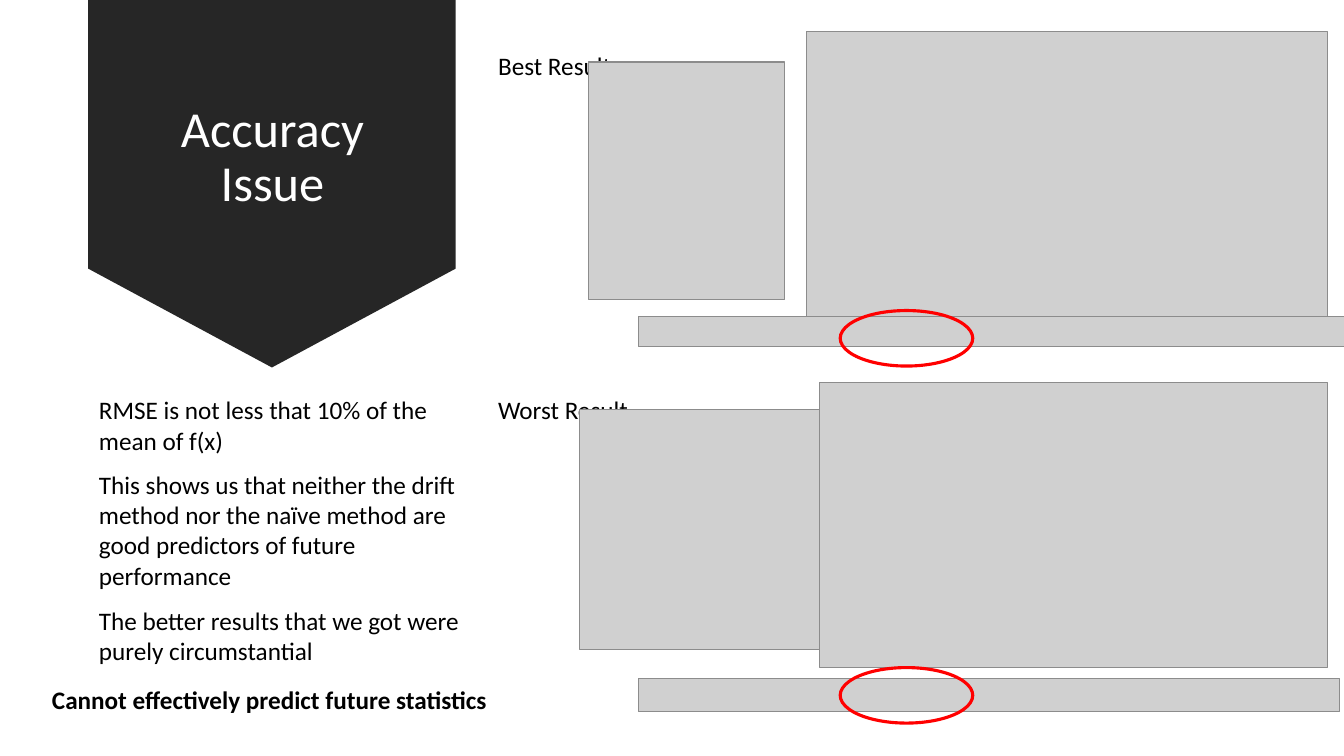
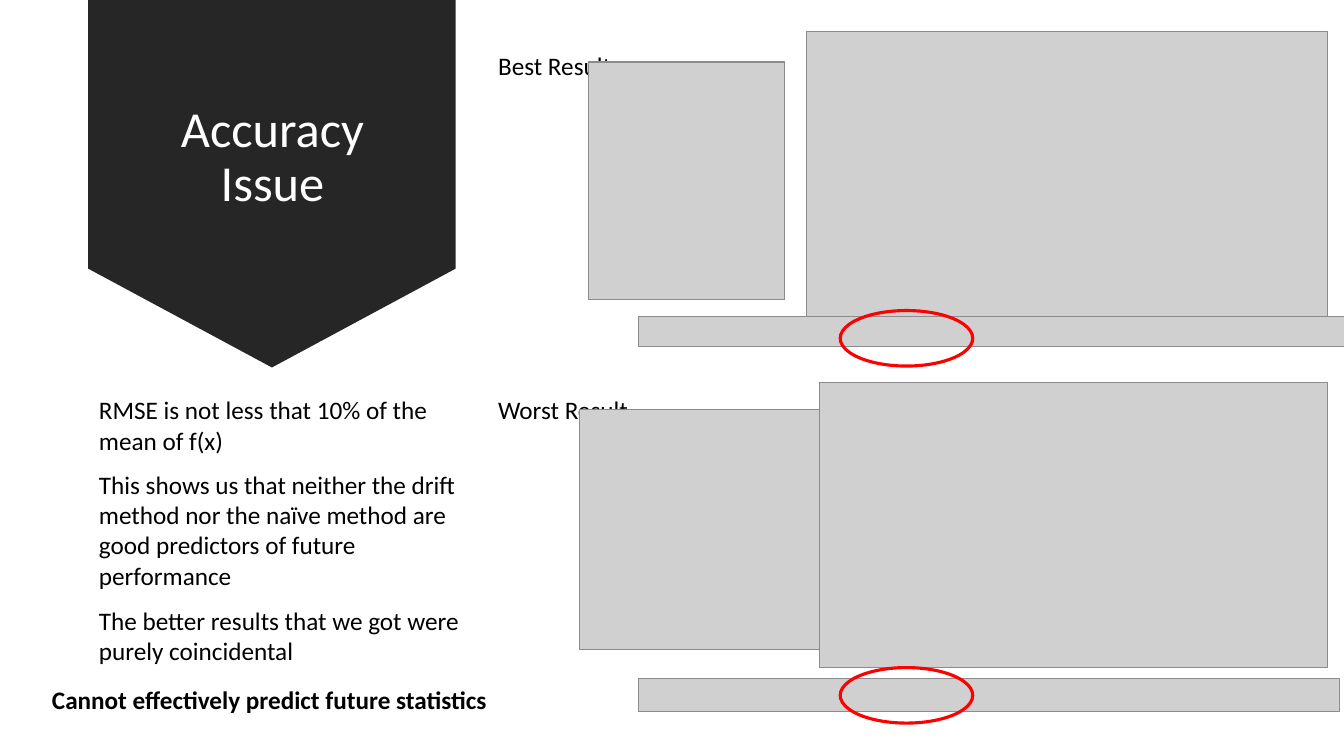
Before and after one commit to ab116893/it630_final_project, a slide deck: slide 10 of NBA Stat Anaylsis.pptx. Drawn at 1344x756 pixels with LibreOffice and Linux fonts; fonts in the diff are those of the drawing; grey boxes stand for pictures. Boxes give left, top, right and bottom in pixels: in the first picture for what was removed or moved away, otherwise in the second. Text is boxed around its words. In the diff, an @@ line names an element or a change of style, - is before the commit and + after.

Commit message:
PPT edit

```diff
--- a/NBA Stat Anaylsis.pptx
+++ b/NBA Stat Anaylsis.pptx
@@ text at <box>99,612,458,664</box>: text changed @@
-The better results that we got were purely circumstantial
+The better results that we got were purely coincidental
```
